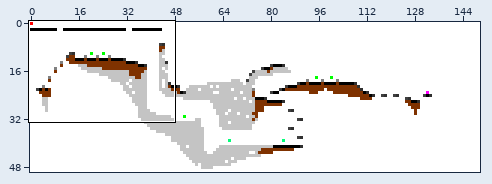
Edited in one commit: sprite sheet (Performance_Shooter/res/maps/map_1.png). Above: a wide view before the commit, with the close-up outlined.
Close-up. The starting point:
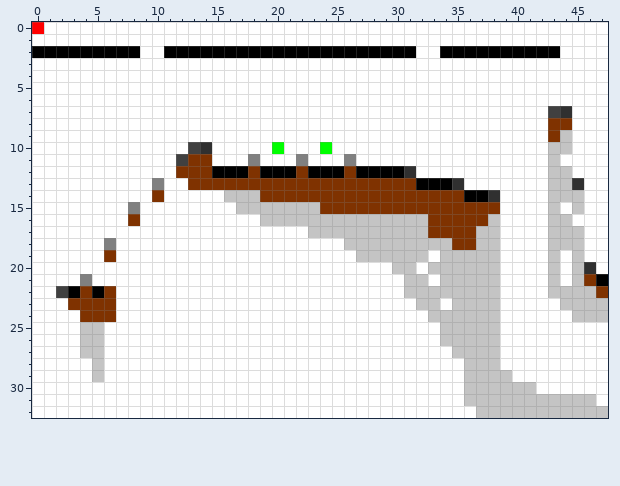
The file is 150x50 pixels. Shown: x 0..47, y 0..32.
Once edited:
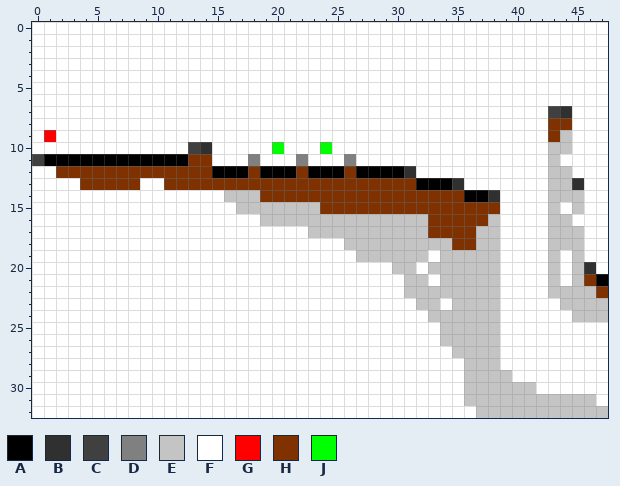
Palette (. is transparent): A #000000  B #303030  C #404040  D #808080  E #c4c4c4  F #ffffff  G #ff0000  H #7f3200  J #00ff00
The edit:
Changed rows in their new state; - is an unchanged pixel.
first column x 0:
 0 F-------------------------------------------
 2 FFFFFFFFF--FFFFFFFFFFFFFFFFFFFFF--FFFFFFFFFF
first column x 0:
 9 -G-----------
11 CAAAAAAAAAAAA
12 --HHHHHHHHHH-
13 ----HHHHH-FHH
14 ----------F--
15 --------F----
16 --------F----
18 ------F------
19 ------F------
21 ----F--------
22 --FFFFF------
23 ---FFFF------
24 ----FFF------
25 ----FF-------
26 ----FF-------
27 ----FF-------
28 -----F-------
29 -----F-------
Changed places in both close-ups, as pixel boxes (x1, y1, x2, y2):
changed: (32, 22, 560, 58)
changed: (32, 130, 188, 382)
